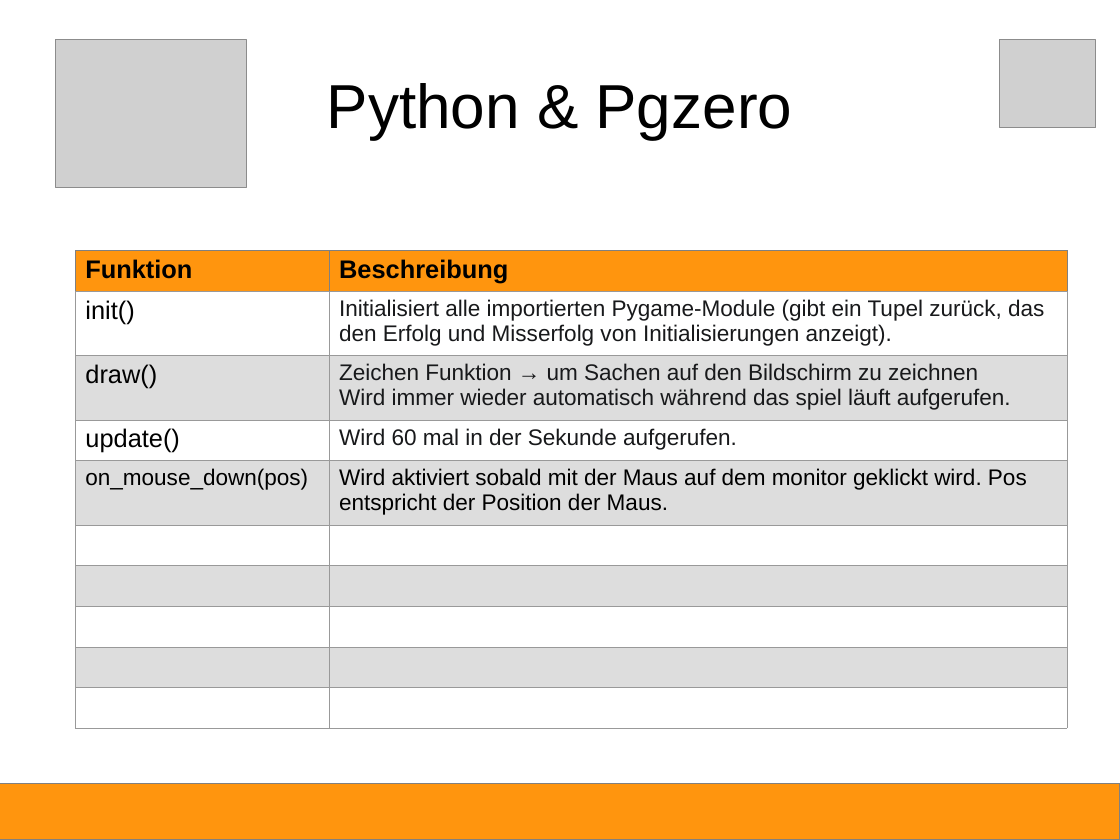
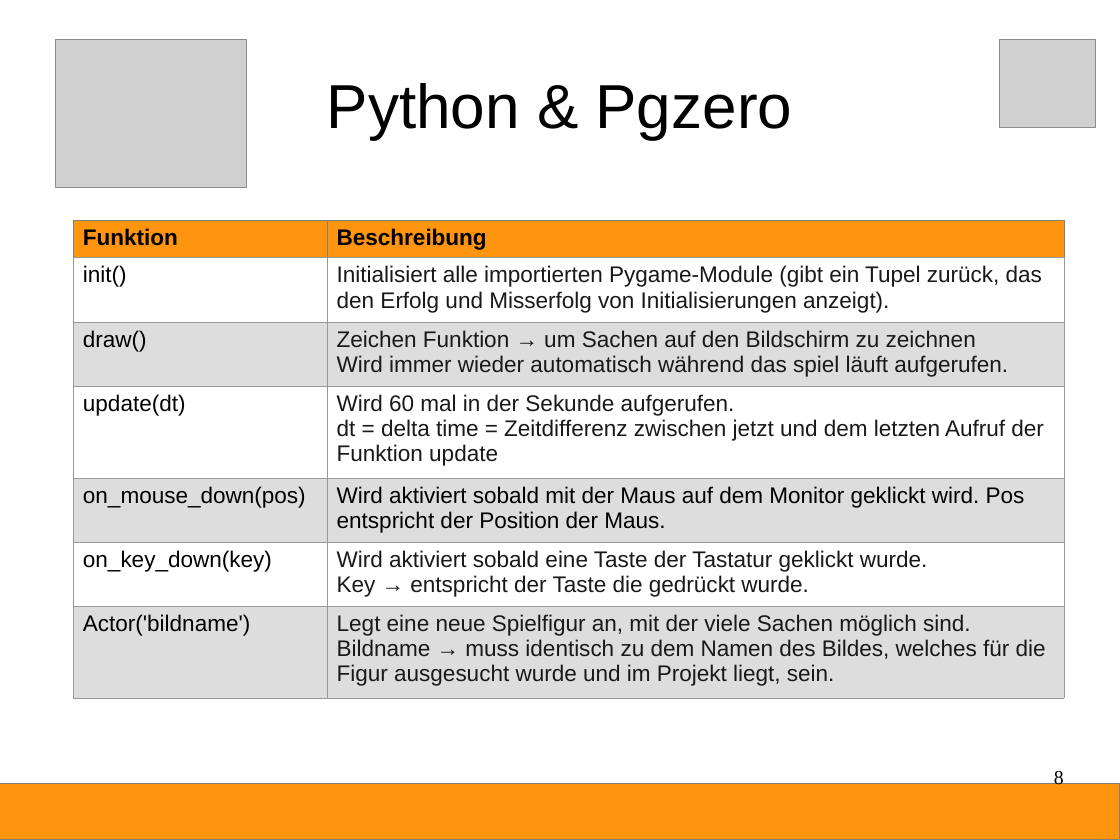
Before and after one commit to Devoxx4KidsDE/python-games, a slide deck: slide 8 of fruchthuhn/Python-Anleitung.odp. Drawn at 1120x840 pixels with LibreOffice and Linux fonts; fonts in the diff are those of the drawing; grey boxes stand for pictures. Boxes give left, top, right and bottom in pixels: in the first picture for what was removed or moved away, otherwise in the second. Text is boxed around its words. In the diff, an @@ line names an element or a change of style, - is before the commit and + after.

```diff
--- a/fruchthuhn/Python-Anleitung.odp
+++ b/fruchthuhn/Python-Anleitung.odp
@@ table at (73, 220, 1065, 690) @@
-row 4: update() | Wird 60 mal in der Sekunde aufgerufen.
-row 5: on_mouse_down(pos) | Wird aktiviert sobald mit der Maus auf dem monitor geklickt wird. Pos entspricht der Position der Maus.
-row 6:  | 
-row 7:  | 
-row 8:  | 
-row 9:  | 
-row 10:  | 
+row 4: update(dt) | Wird 60 mal in der Sekunde aufgerufen. dt = delta time = Zeitdifferenz zwischen jetzt und dem letzten Aufruf der Funktion update
+row 5: on_mouse_down(pos) | Wird aktiviert sobald mit der Maus auf dem Monitor geklickt wird. Pos entspricht der Position der Maus.
+row 6: on_key_down(key) | Wird aktiviert sobald eine Taste der Tastatur geklickt wurde. Key → entspricht der Taste die gedrückt wurde.
+row 7: Actor('bildname') | Legt eine neue Spielfigur an, mit der viele Sachen möglich sind. Bildname → muss identisch zu dem Namen des Bildes, welches für die Figur ausgesucht wurde und im Projekt liegt, sein.
@@ table: place and size @@
-table at (75, 250, 1067, 705)
+table at (73, 220, 1065, 690)
@@ page number added at (1054, 769, 1064, 789), 14 pt, text #000000 @@
+8
```
Also in this commit, not shown: 34 other slides changed, 7 slides added, 1 slide removed, 1 other file.
